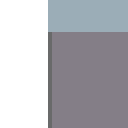
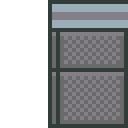
Comparing the layer stacks of the two 128x128 images. Changes:
painted on "Cubicle" over [48, 0, 128, 128]
